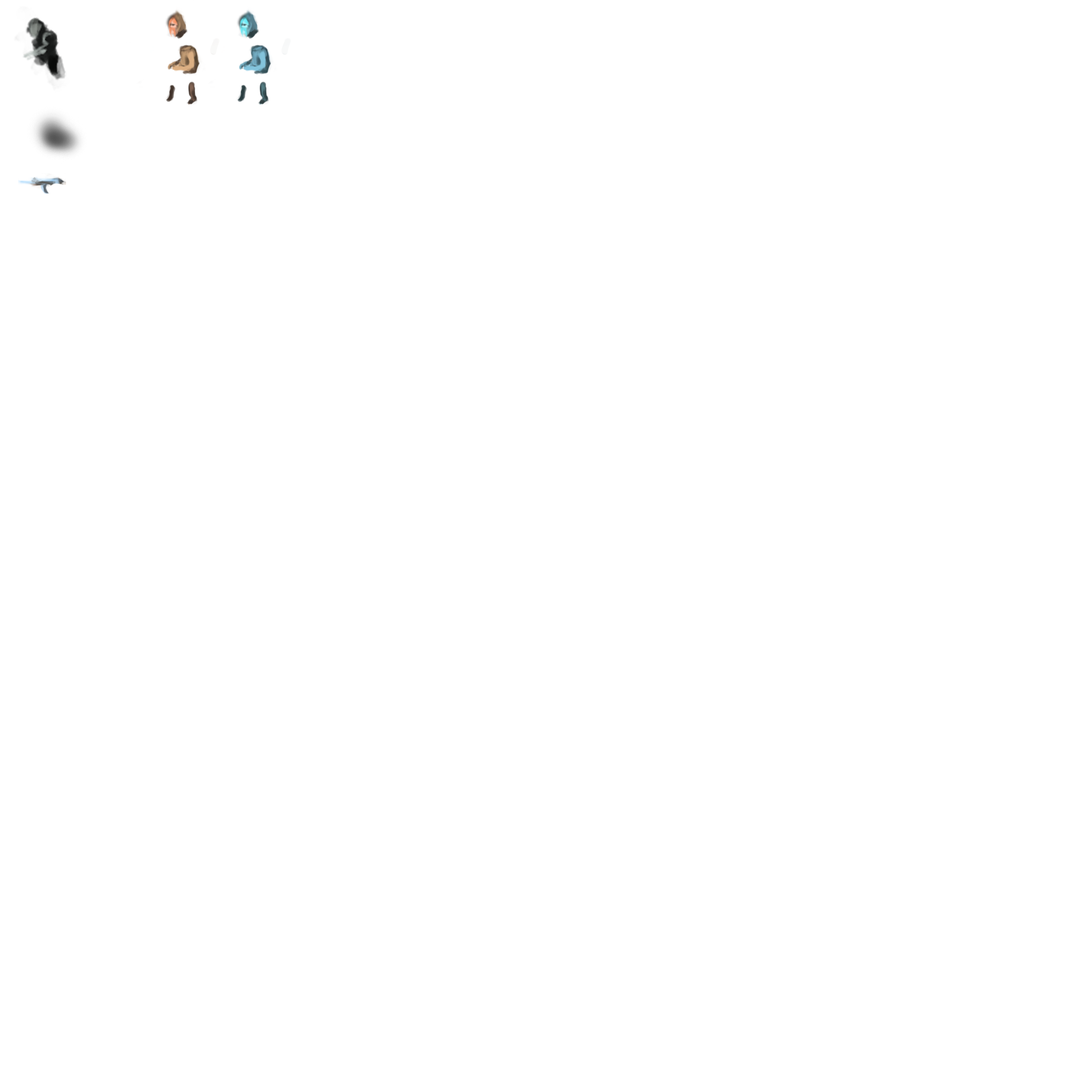
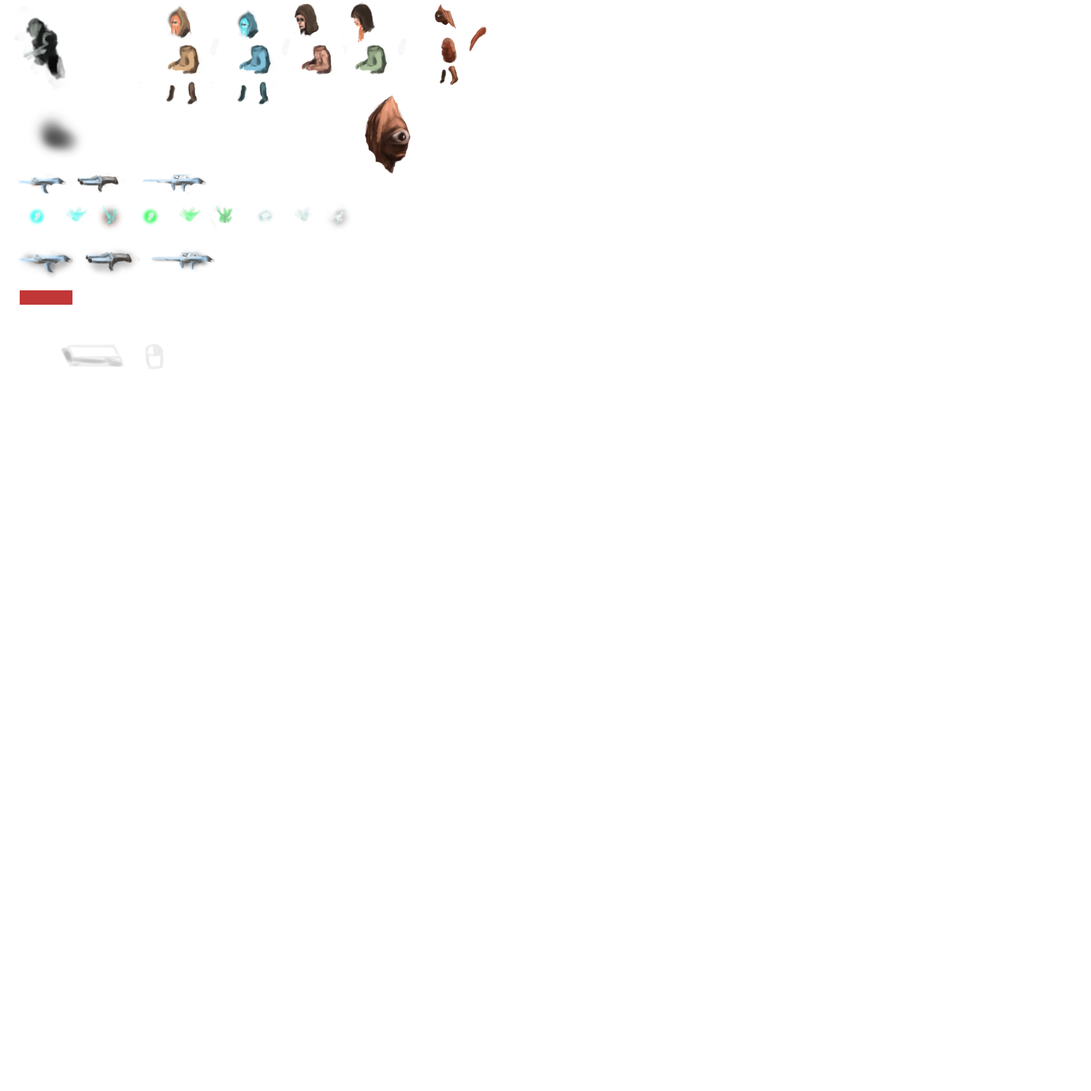
Two versions of the same layered image (1091×1091). Layer-by-layer changes:
added layer "Narrator" above "Layer 9" over <box>343,93,411,175</box>
added layer "Layer 9" above "Switch Weapon" over <box>434,3,488,86</box>
added group "Group 1" with 3 layers above "Items" over <box>60,343,164,371</box>
added layer "Space" in group "Group 1" over <box>79,356,107,358</box>
added layer "Interface" in group "Group 1" over <box>60,343,164,371</box>
added layer "Items" above "Weapons" over <box>19,290,73,305</box>
renamed "Layer 6" to "Weapons", painted on it over <box>18,172,352,273</box>
added group "Weapons Display" with 2 layers above "Hue/Saturation 2" over <box>18,247,214,298</box>
added layer "Layer 6" in group "Weapons Display" over <box>18,247,141,279</box>
added layer "Layer 7" in group "Weapons Display" over <box>18,247,214,298</box>
added layer "Hue/Saturation 2" above "Hue/Saturation 1" over <box>140,203,237,230</box>
added layer "Layer 3 copy 3" above "Layer 3" over <box>271,1,408,84</box>
painted on "Layer 3" over <box>164,4,193,40</box>
